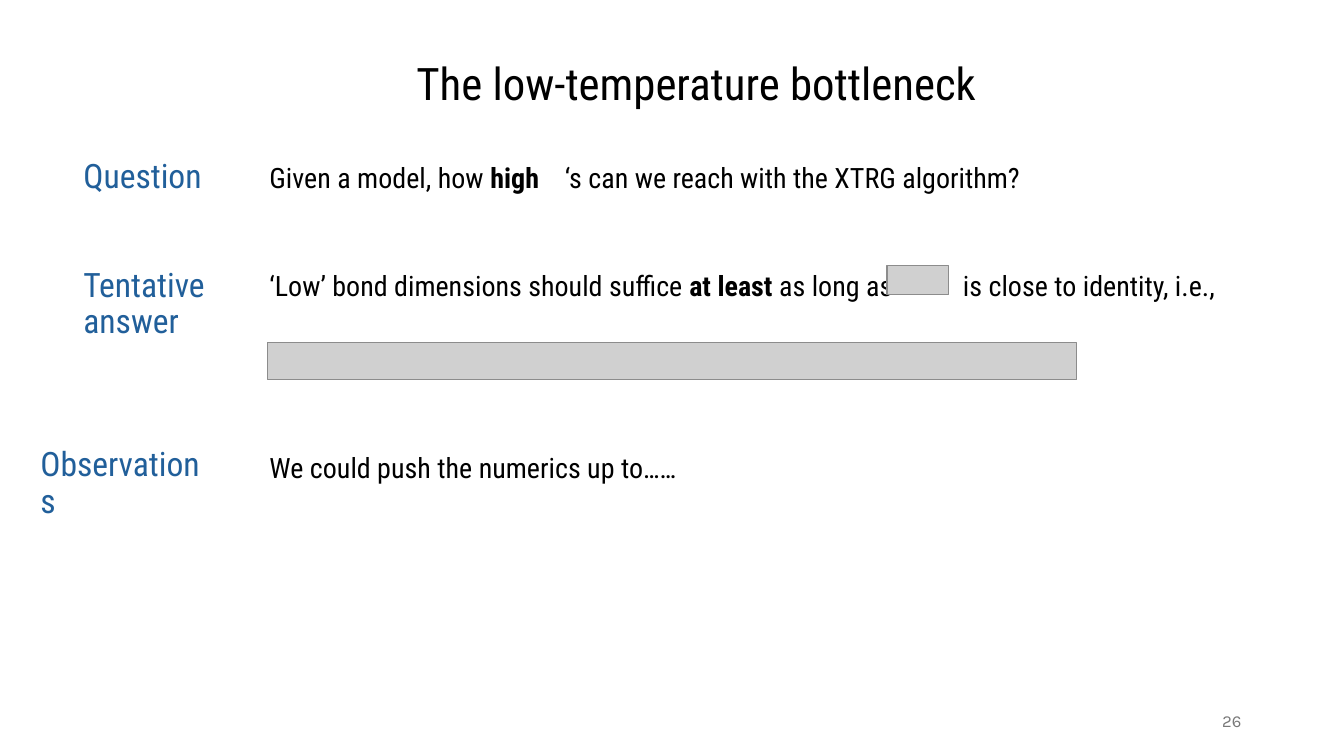
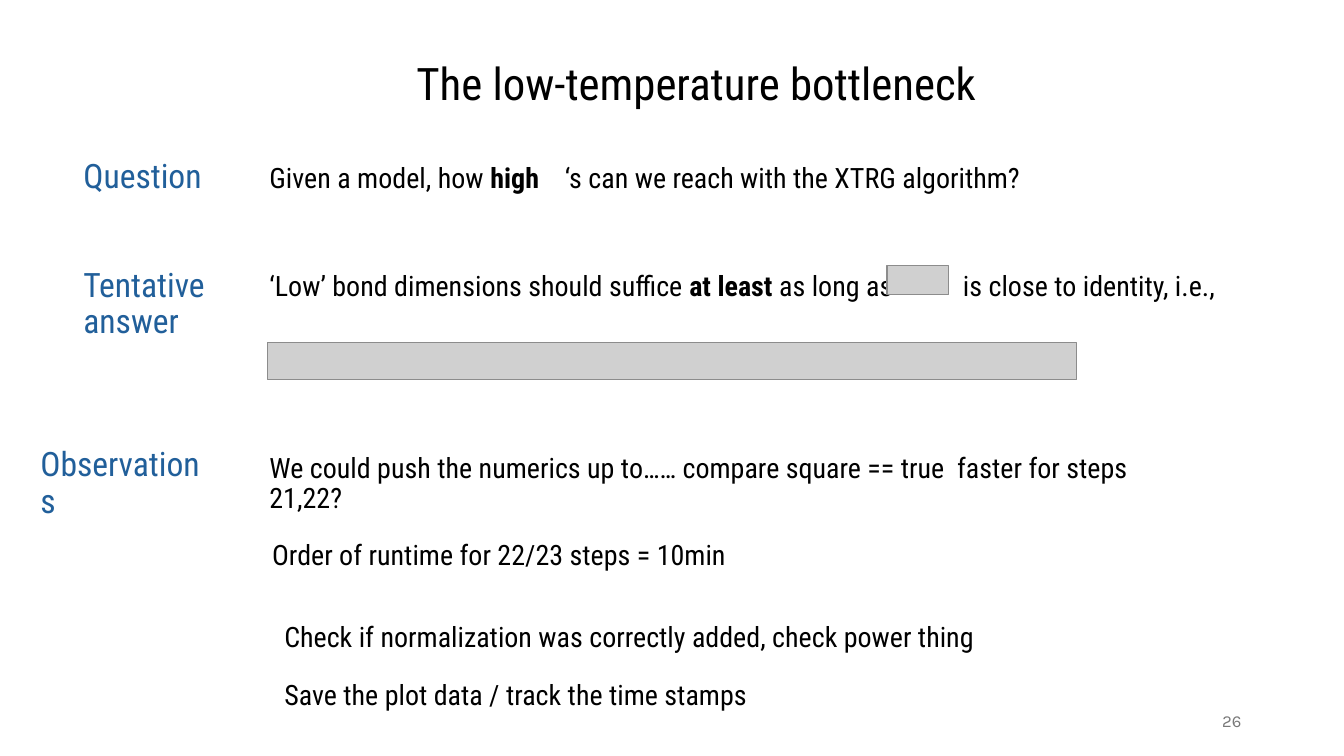
Before and after one commit to MrHighsenberg/XTRG-Algorithm, a slide deck: slide 26 of presentation/Term_Project_XTRG_Presentation.pptx. Drawn at 1344x756 pixels with LibreOffice and Linux fonts; fonts in the diff are those of the drawing; grey boxes stand for pictures; background and template pictures are left out. Boxes give left, top, right and bottom in pixels: in the first picture for what was removed or moved away, otherwise in the second. Text is boxed around its words. In the diff, an @@ line names an element or a change of style, - is before the commit and + after.

```diff
--- a/presentation/Term_Project_XTRG_Presentation.pptx
+++ b/presentation/Term_Project_XTRG_Presentation.pptx
@@ text at [269, 456, 1127, 512]: text changed @@
-We could push the numerics up to……
+We could push the numerics up to…… compare square == true faster for steps 21,22?
@@ text added at [272, 543, 726, 571], 20 pt, text #000000 @@
+Order of runtime for 22/23 steps = 10min
@@ text added at [284, 625, 974, 653], 20 pt, text #000000 @@
+Check if normalization was correctly added, check power thing
@@ text added at [284, 684, 746, 711], 20 pt, text #000000 @@
+Save the plot data / track the time stamps
```
Also in this commit, not shown: 17 other files.
